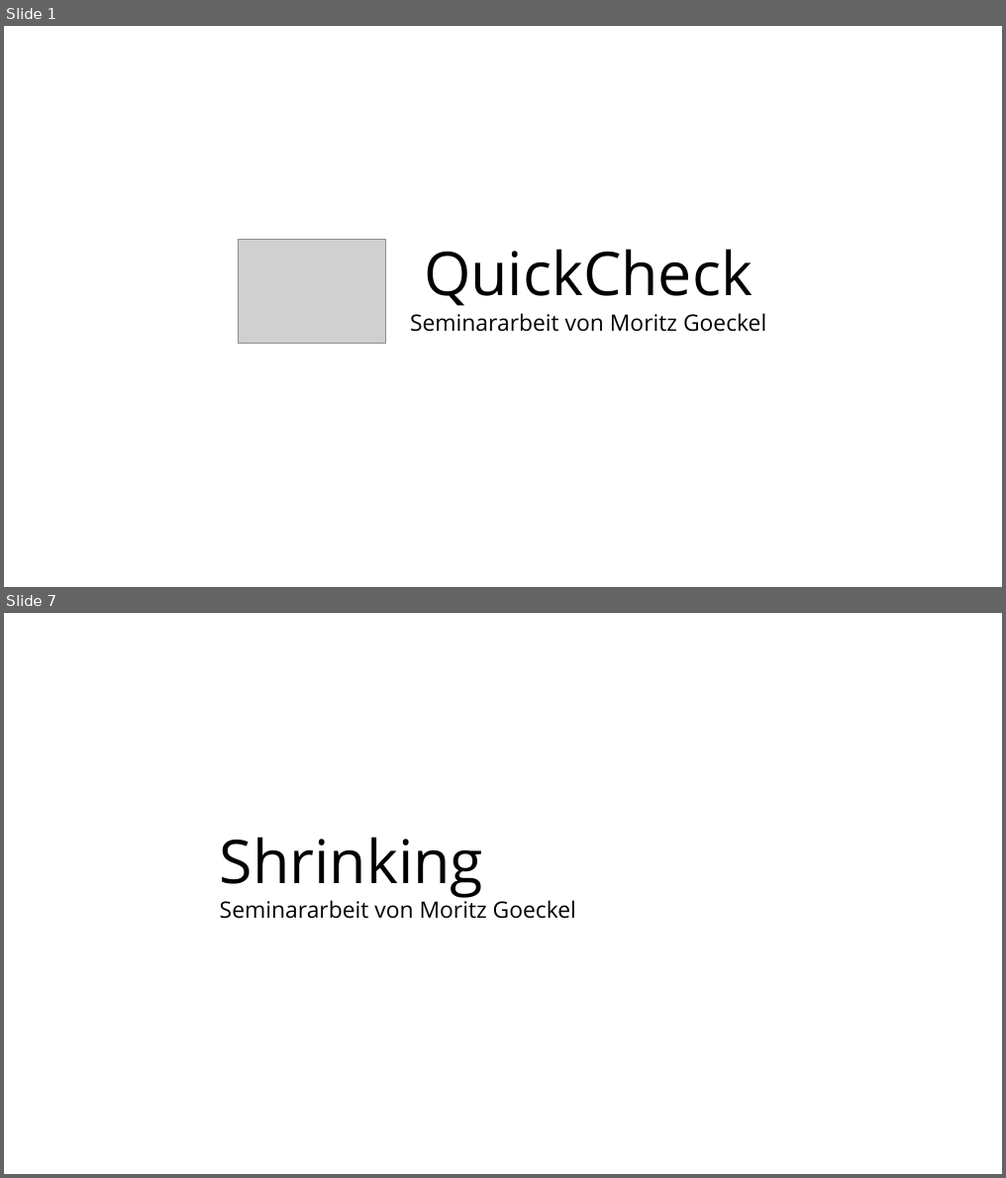
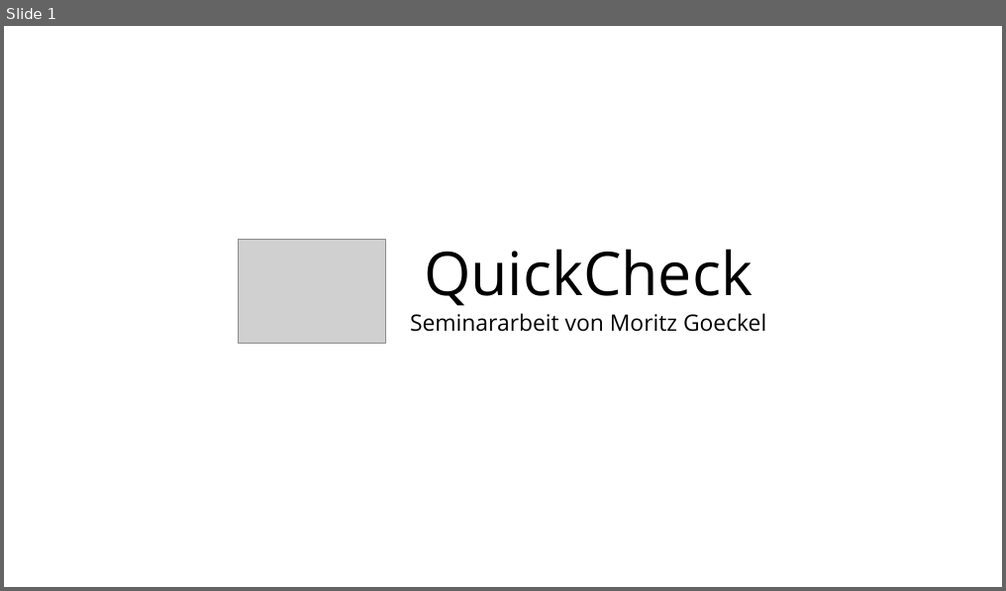
Before and after one commit to MoritzGoeckel/QuickCheck_Experiments, a slide deck: Praesentation.odp. Shown one above the other, each under a label of ours: slides 1 and 7 before the commit, slide 1 after it; the slides between them are not shown. The pictures are 1006x1178 and 1006x591 pixels, drawn with LibreOffice and Linux fonts; fonts in the diff are those of the drawing; grey boxes stand for pictures. Boxes give left, top, right and bottom in pixels: in the first picture for what was removed or moved away, otherwise in the second. Text is boxed around its words. In the diff, an @@ line names an element or a change of style, - is before the commit and + after.

```diff
--- a/Praesentation.odp
+++ b/Praesentation.odp
@@ slide 7 removed at bbox=[4, 613, 1002, 1174], background #FFFFFF @@
@@ text removed at bbox=[220, 837, 576, 919] @@
-Shrinking
-Seminararbeit von Moritz Goeckel
```
Also in this commit, not shown: 5 slides changed, 7 slides added, 3 other slides removed, 12 other files.
